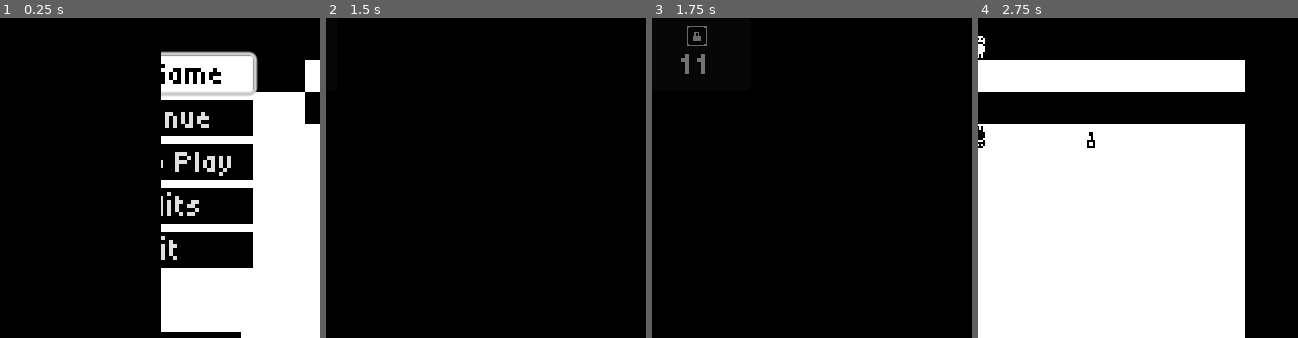
Above: before the commit, frames 1-4 (left to right).
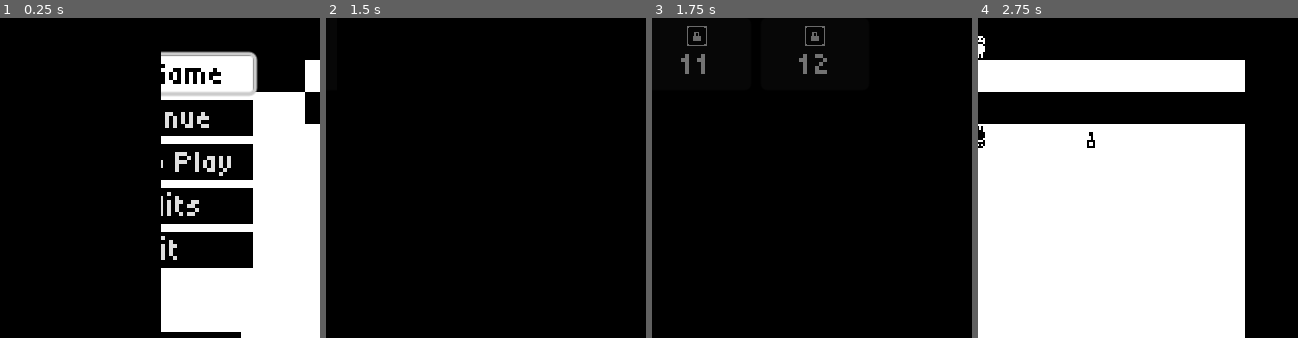
Above: after the commit, the same moments.

Repository: brianhall1313/Me-and-My-Shadow
Game: Godot game, scene res://Scenes/main.tscn
The game is run twice, just before and just after one commit, with the same random seed, the same clock (stepped at 60 frames per second) and the same inputs.
Inputs:
- Up to frame 1 (0.25 s): no input
- Up to frame 2 (1.5 s): hold Right (move_right) from 0.53 s (still down); tap Up (interact) at 0.6 s; tap Space (jump) at 0.77, 0.8, 1.07, 1.35 s
- Up to frame 3 (1.75 s): keep holding Right (move_right); tap Space (jump) at 1.52 s; tap Up (interact) at 1.55 s
- Up to frame 4 (2.75 s): tap Space (jump) at 1.82, 2.3 s; release Right (move_right) at 2.03 s; hold Left (move_left) from 2.03 s (still down); tap Up (interact) at 2.1 s
The pictures show only the part of the screen within x 25-75%, y 38-88%; the shares and areas given below are measured in that part.

Frames 1-2 are identical in both runs. In frame 3, 0.4% of the frame differs, in the area x 45-55%, y 2-18%; in frame 4, nothing differs.

Commit message:
Level added, may need to change its position in the queue

Diff:
--- a/Global/Global.gd
+++ b/Global/Global.gd
@@ -5,6 +5,7 @@
 	"res://Scenes/level_1.tscn",
 	"res://Scenes/level_wall_jump.tscn",
 	"res://Scenes/level_2.tscn",
+	"res://Scenes/level_wall_jump_spikes.tscn",
 	"res://Scenes/level_3.tscn",
 	"res://Scenes/level_4.tscn",
 	"res://Scenes/level_5.tscn",
@@ -23,10 +24,10 @@
 var in_transition:bool = false
 
 
-var default_completed_level_log:Array= [false,false,false,false,false,false,false,false,false,false,false,false]
-var default_open_level_log:Array = [true,false,false,false,false,false,false,false,false,false,false,false]
-var completed_level_log:Array = [false,false,false,false,false,false,false,false,false,false,false,false]
-var open_level_log:Array = [true,false,false,false,false,false,false,false,false,false,false,false]
+var default_completed_level_log:Array= [false,false,false,false,false,false,false,false,false,false,false,false,false]
+var default_open_level_log:Array = [true,false,false,false,false,false,false,false,false,false,false,false,false]
+var completed_level_log:Array = [false,false,false,false,false,false,false,false,false,false,false,false,false]
+var open_level_log:Array = [true,false,false,false,false,false,false,false,false,false,false,false,false]
 var level:int = 0
 
 var debug:bool = true
--- a/Scenes/level_select.gd
+++ b/Scenes/level_select.gd
@@ -105,3 +105,8 @@
 func _on_11_button_up() -> void:
 	Global.level = 11
 	load_level()
+
+
+func _on_12_button_up() -> void:
+	Global.level = 11
+	load_level()
--- a/Scenes/level_select.tscn
+++ b/Scenes/level_select.tscn
@@ -151,6 +151,15 @@
 vertical_icon_alignment = 0
 expand_icon = true
 
+[node name="12" type="Button" parent="Control/VBoxContainer/level_grid"]
+layout_mode = 2
+size_flags_horizontal = 3
+text = "12"
+icon = ExtResource("3_r5i16")
+icon_alignment = 1
+vertical_icon_alignment = 0
+expand_icon = true
+
 [node name="back" type="Button" parent="Control/VBoxContainer"]
 layout_mode = 2
 size_flags_horizontal = 4
@@ -168,4 +177,5 @@
 [connection signal="button_up" from="Control/VBoxContainer/level_grid/9" to="." method="_on_9_button_up"]
 [connection signal="button_up" from="Control/VBoxContainer/level_grid/10" to="." method="_on_10_button_up"]
 [connection signal="button_up" from="Control/VBoxContainer/level_grid/11" to="." method="_on_11_button_up"]
+[connection signal="button_up" from="Control/VBoxContainer/level_grid/12" to="." method="_on_12_button_up"]
 [connection signal="button_up" from="Control/VBoxContainer/back" to="." method="_on_back_button_up"]
--- a/Scenes/level_wall_jump_spikes.tscn
+++ b/Scenes/level_wall_jump_spikes.tscn
@@ -79,9 +79,6 @@
 [node name="player" parent="." instance=ExtResource("6_ysl8t")]
 position = Vector2(24, 136)
 
-[node name="black_spike" parent="." instance=ExtResource("7_cjfku")]
-position = Vector2(358, 183)
-
 [node name="black_spike3" parent="." instance=ExtResource("7_cjfku")]
 position = Vector2(30, 272)
 rotation = 1.5708
@@ -105,17 +102,6 @@
 [node name="black_spike8" parent="." instance=ExtResource("7_cjfku")]
 position = Vector2(238, 228)
 rotation = 1.5708
-
-[node name="black_spike13" parent="." instance=ExtResource("7_cjfku")]
-position = Vector2(354, 191)
-rotation = -1.5708
-
-[node name="white_spike9" parent="." instance=ExtResource("8_i3nmi")]
-position = Vector2(344, 101)
-
-[node name="white_spike12" parent="." instance=ExtResource("8_i3nmi")]
-position = Vector2(352, 64)
-rotation = -1.5708
 
 [node name="white_spike3" parent="." instance=ExtResource("8_i3nmi")]
 position = Vector2(4, 97)
